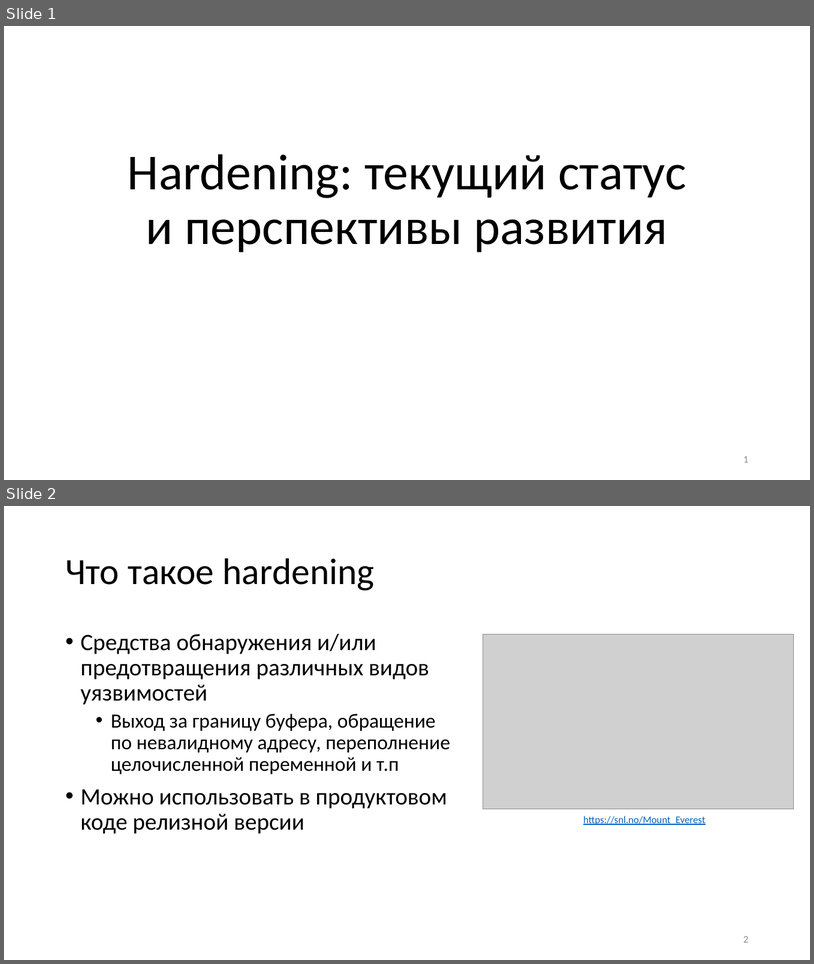
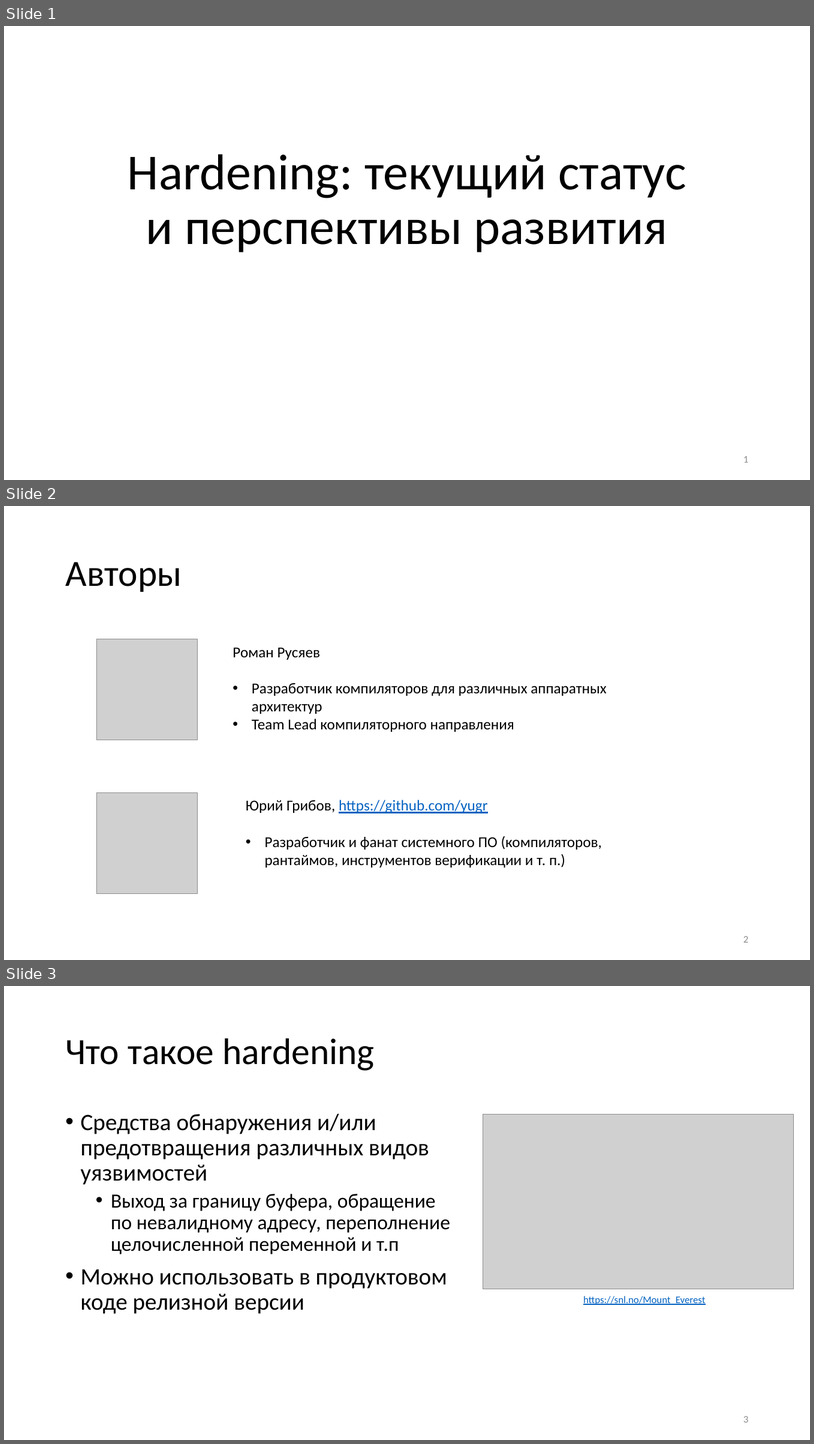
Before and after one commit to yugr/slides, a slide deck: CppZeroCost/2025/RU.pptx. Shown one above the other, each under a label of ours: slides 1 and 2 before the commit, slides 1, 2 and 3 after it. The pictures are 814x964 and 814x1444 pixels, drawn with LibreOffice and Linux fonts; fonts in the diff are those of the drawing; grey boxes stand for pictures. Boxes give left, top, right and bottom in pixels: in the first picture for what was removed or moved away, otherwise in the second. Text is boxed around its words. In the diff, an @@ line names an element or a change of style, - is before the commit and + after.

Commit message:
Added authors slide.

```diff
--- a/CppZeroCost/2025/RU.pptx
+++ b/CppZeroCost/2025/RU.pptx
@@ slide 2 added at box(4, 506, 810, 960), background #FFFFFF @@
@@ title added at box(65, 562, 182, 592), 44 pt, text #000000 @@
+Авторы
@@ picture added at box(96, 639, 198, 740) @@
@@ text added at box(233, 647, 606, 732), 18 pt, text #000000 @@
+Роман Русяев
+• Разработчик компиляторов для различных аппаратных архитектур
+• Team Lead компиляторного направления
@@ picture added at box(96, 793, 198, 894) @@
@@ text added at box(246, 799, 602, 867), 18 pt, text #000000 @@
+Юрий Грибов, https://github.com/yugr
+• Разработчик и фанат системного ПО (компиляторов, рантаймов, инструментов верификации и т. п.)
@@ page number added at box(744, 936, 749, 942), 12 pt, text #8C8C8C @@
+2
@@ what was slide 2 is now slide 3 @@
@@ page number at box(744, 1416, 749, 1422): text changed @@
-2
+3
```
Also in this commit, not shown: 2 other files.
